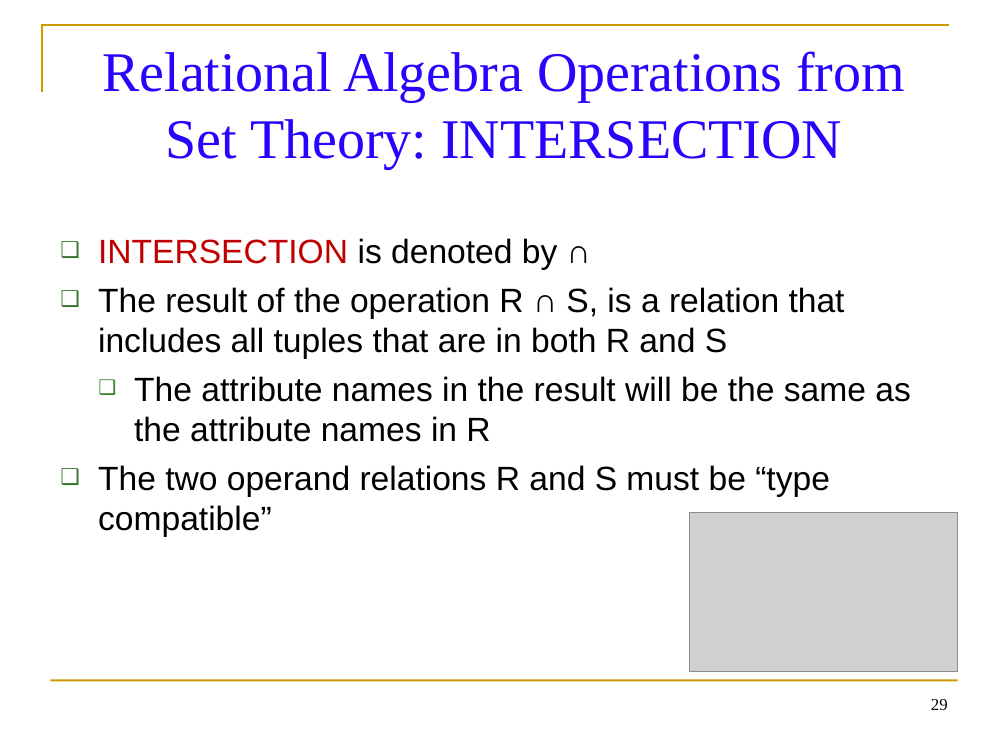
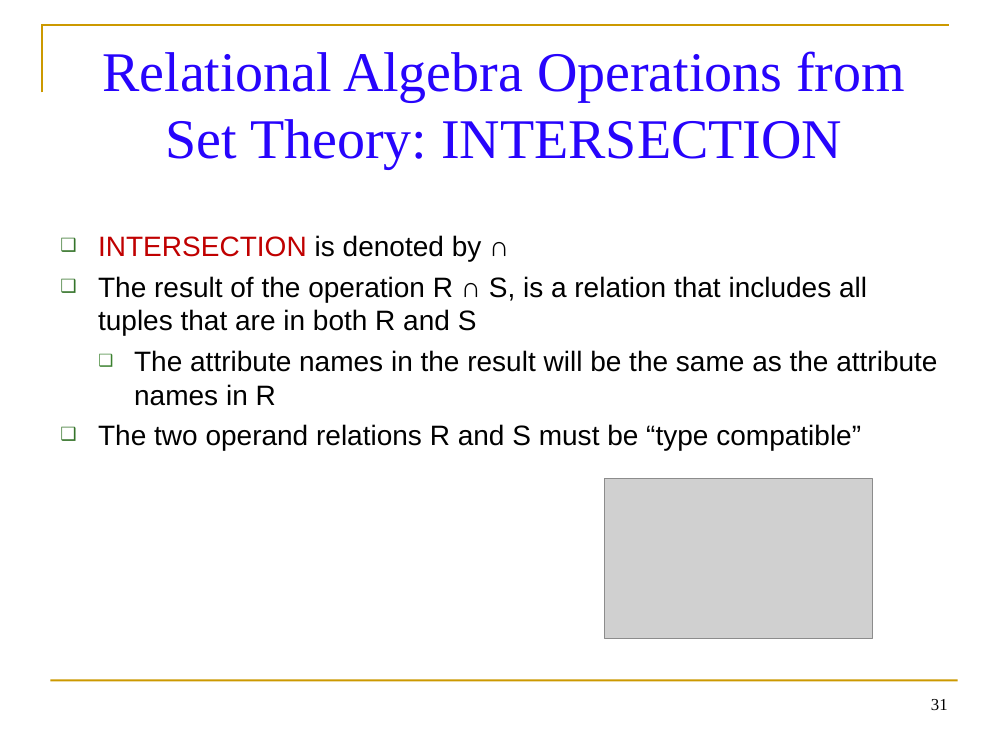
Before and after one commit to balachander712/Lab-Main, a slide deck: slide 31 of Sem3/Materials/Database Management System/Relational Algebra Operations.ppt (slide 29 before the commit). Drawn at 1008x756 pixels with LibreOffice and Linux fonts; fonts in the diff are those of the drawing; grey boxes stand for pictures. Boxes give left, top, right and bottom in pixels: in the first picture for what was removed or moved away, otherwise in the second. Text is boxed around its words. In the diff, an @@ line names an element or a change of style, - is before the commit and + after.

```diff
--- a/Sem3/Materials/Database Management System/Relational Algebra Operations.ppt
+++ b/Sem3/Materials/Database Management System/Relational Algebra Operations.ppt
@@ text "INTERSECTION is denoted by ∩" at (98, 235, 937, 450): size 24 to 20 pt; less space between paragraphs @@
@@ picture: place and size @@
-picture at (689, 512, 958, 671)
+picture at (605, 479, 873, 638)
@@ page number at (931, 699, 948, 710): text changed @@
-29
+31
```
Also in this commit, not shown: 9 other slides changed, 36 slides added, 24 other files.
